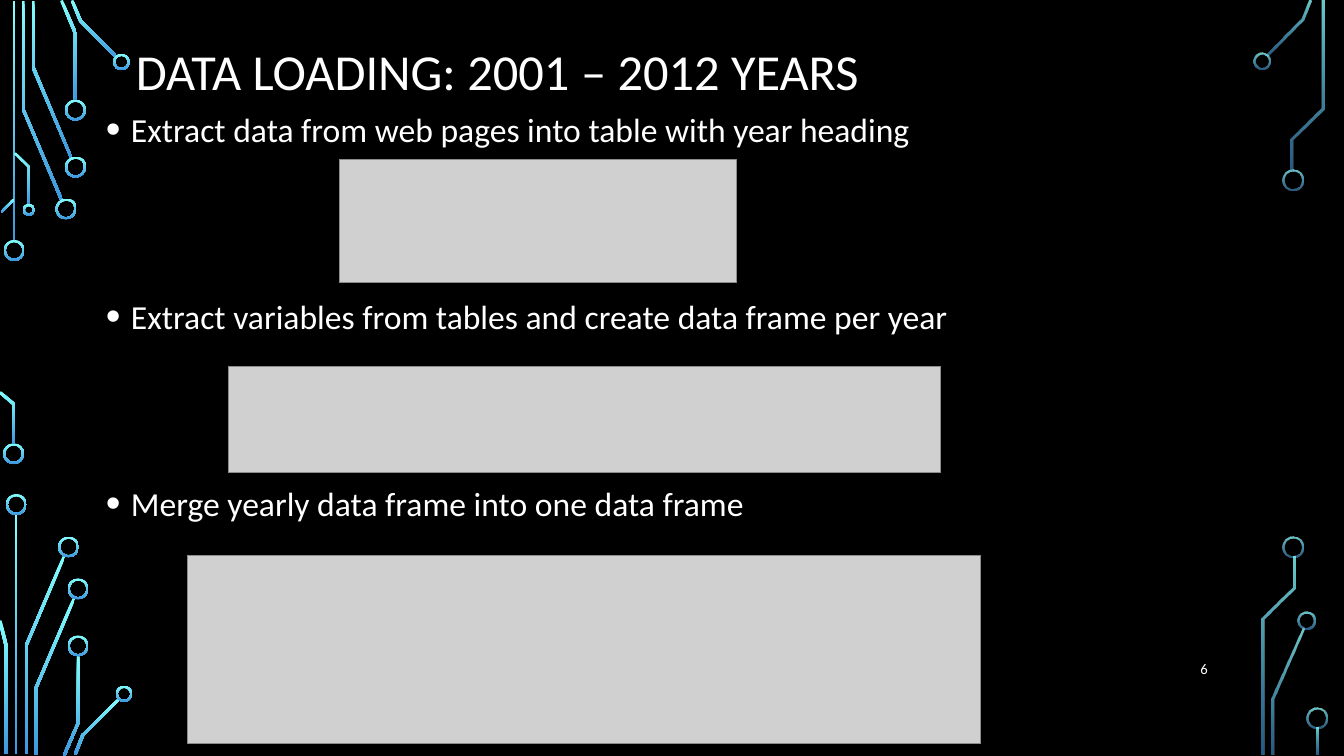
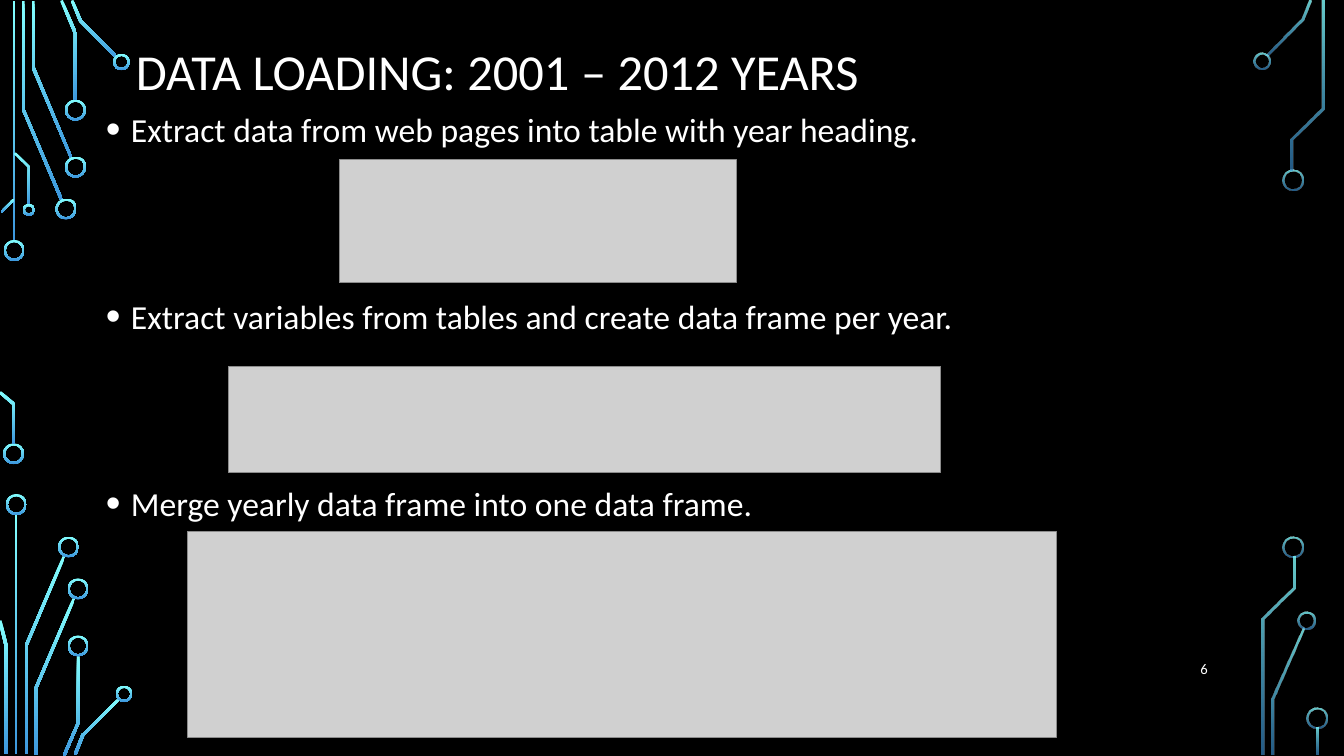
Before and after one commit to elkinst65/QTW_08, a slide deck: slide 6 of infographic.pptx. Drawn at 1344x756 pixels with LibreOffice and Linux fonts; fonts in the diff are those of the drawing; grey boxes stand for pictures; background and template pictures are left out. Boxes give left, top, right and bottom in pixels: in the first picture for what was removed or moved away, otherwise in the second. Text is boxed around its words. In the diff, an @@ line names an element or a change of style, - is before the commit and + after.

```diff
--- a/infographic.pptx
+++ b/infographic.pptx
@@ text at (x1=131, y1=118, x2=952, y2=522): text changed @@
-• Extract data from web pages into table with year heading
-• Extract variables from tables and create data frame per year
-• Merge yearly data frame into one data frame
+• Extract data from web pages into table with year heading.
+• Extract variables from tables and create data frame per year.
+• Merge yearly data frame into one data frame.
@@ picture resized from (x1=188, y1=556, x2=981, y2=744) to (x1=188, y1=531, x2=1057, y2=738) @@
```
Also in this commit, not shown: 17 other slides changed, 1 slide added, 1 other file.
